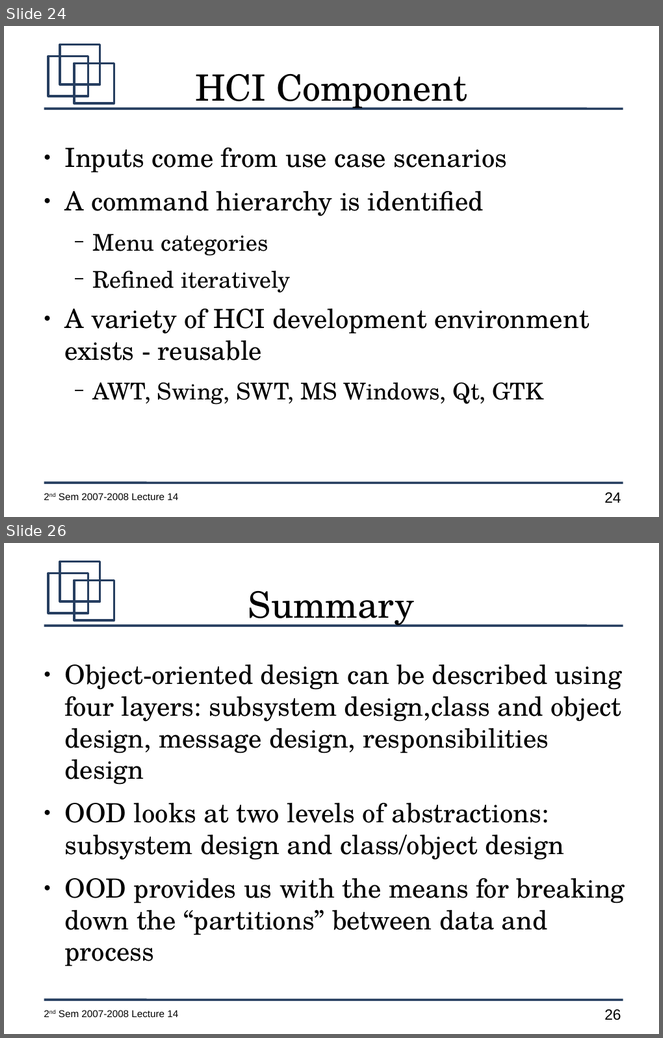
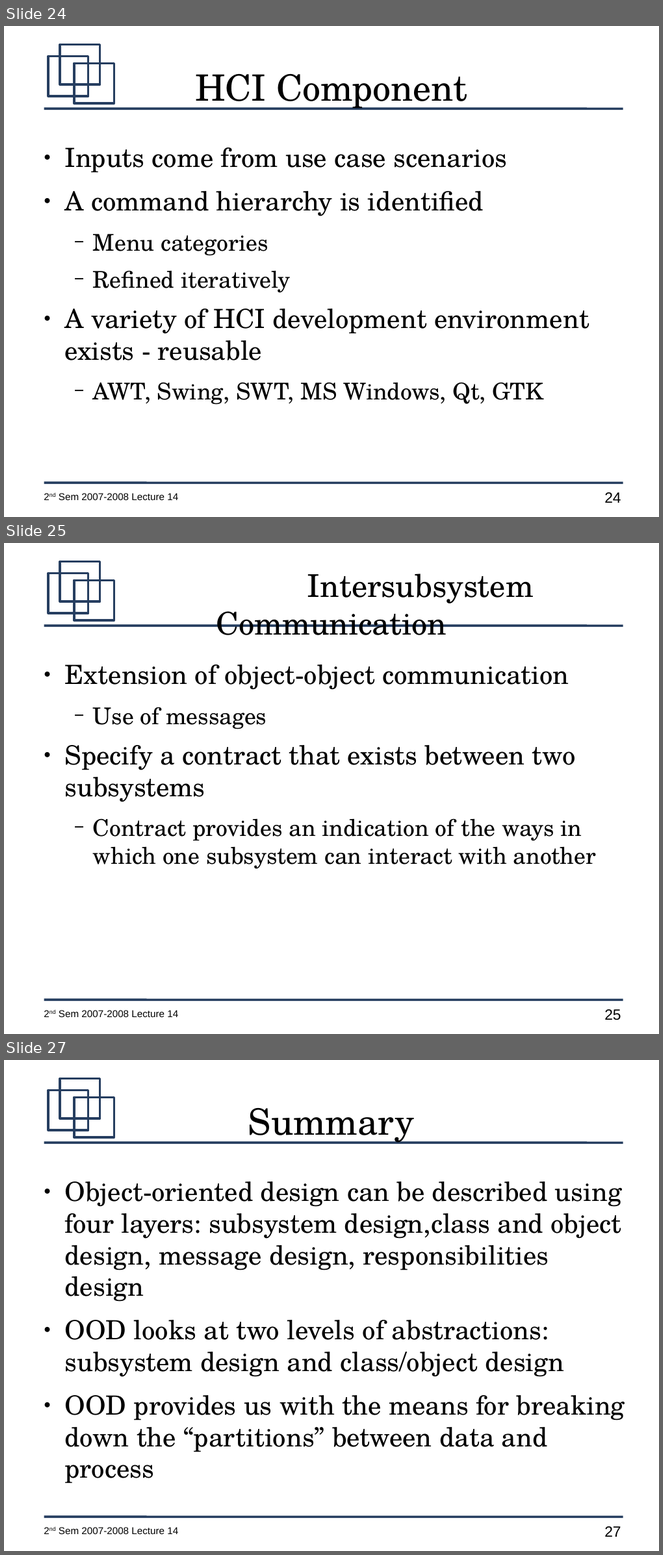
Before and after one commit to jachermocilla/jach-homepage, a slide deck: CMSC128-2nd-Sem-2007-L14.odp. Shown one above the other, each under a label of ours: slides 24 and 26 before the commit, slides 24, 25 and 27 after it; the slides between them are not shown. The pictures are 663x1038 and 663x1555 pixels, drawn with LibreOffice and Linux fonts; fonts in the diff are those of the drawing. Boxes give left, top, right and bottom in pixels: in the first picture for what was removed or moved away, otherwise in the second. Text is boxed around its words. In the diff, an @@ line names an element or a change of style, - is before the commit and + after.

```diff
--- a/CMSC128-2nd-Sem-2007-L14.odp
+++ b/CMSC128-2nd-Sem-2007-L14.odp
@@ slide 25 added at <box>4,543,659,1034</box>, background #FFFFFF; not listed: 7 template elements that a slide beside it also shows @@
@@ title added at <box>216,574,534,635</box>, 38 pt, text #000000 @@
+Intersubsystem Communication
@@ text added at <box>65,665,596,869</box>, 28 pt, text #000000 @@
+● Extension of object-object communication
+  − Use of messages
+● Specify a contract that exists between two subsystems
+  − Contract provides an indication of the ways in which one subsystem can interact with another
@@ what was slide 26 is now slide 27 @@
@@ page number at <box>605,1527,621,1537</box>: text changed @@
-26
+27
```
Also in this commit, not shown: 1 other slide added, 1 slide removed.
